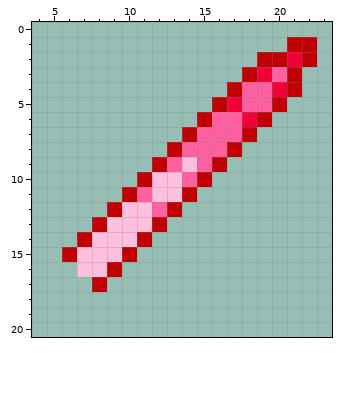
Two versions of one pixel-art sprite, Items/Weapons/Melee/BeamSword_Emiss.png. The first picture shows the starting point.
The file is 48x48 pixels, drawn in blocks of 2x2; one block is one cell here. Shown: x 4..23, y 0..20.
Now the later version:
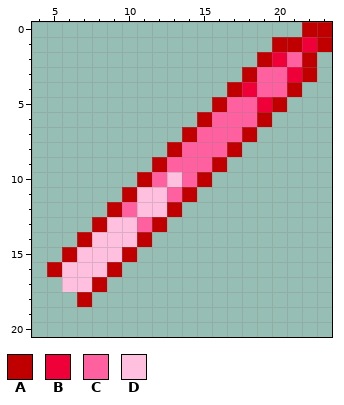
Palette (. is transparent): A #c00000  B #f00038  C #ff60a0  D #ffc0e0
The exact change:
Changed rows in their new state; - is an unchanged pixel.
first column x 5:
 0 -----------------AA
 1 ---------------A-BA
 2 ---------------BC--
 3 --------------C-BA-
 4 -------------B-C---
 5 ------------C-B----
 6 -------------C-----
 9 ---------C---------
10 -------C-----------
11 ------D-C----------
12 -----C-D-----------
13 ------C------------
16 AD-----------------
17 -DD----------------
18 --A----------------
Changed places in both pictures, as pixel boxes (x1, y1, x2, y2):
changed: (47, 22, 332, 307)
